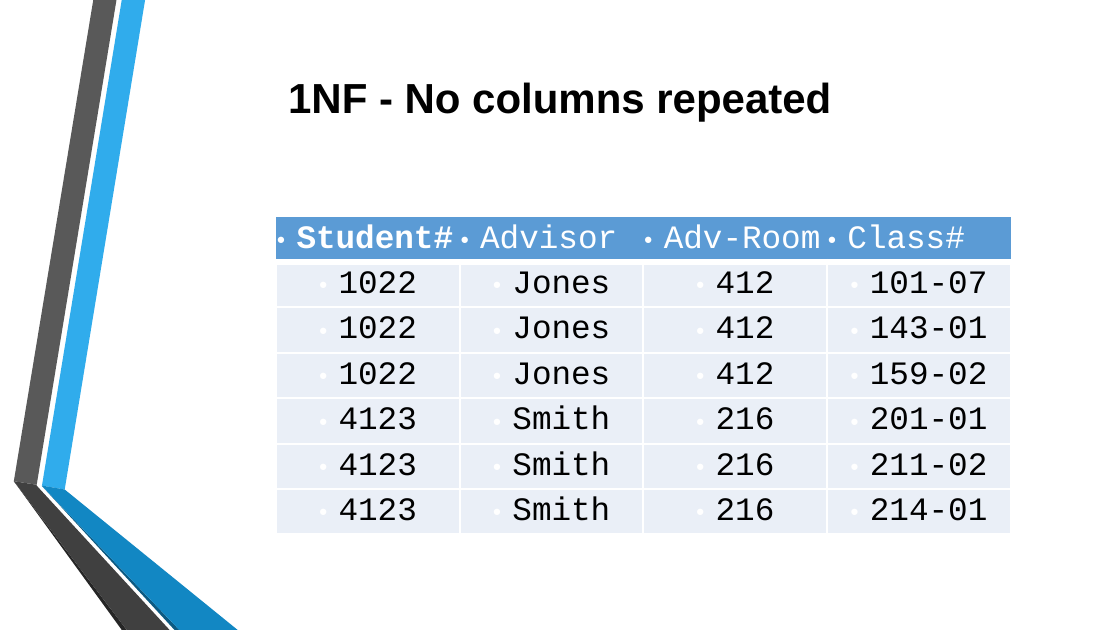
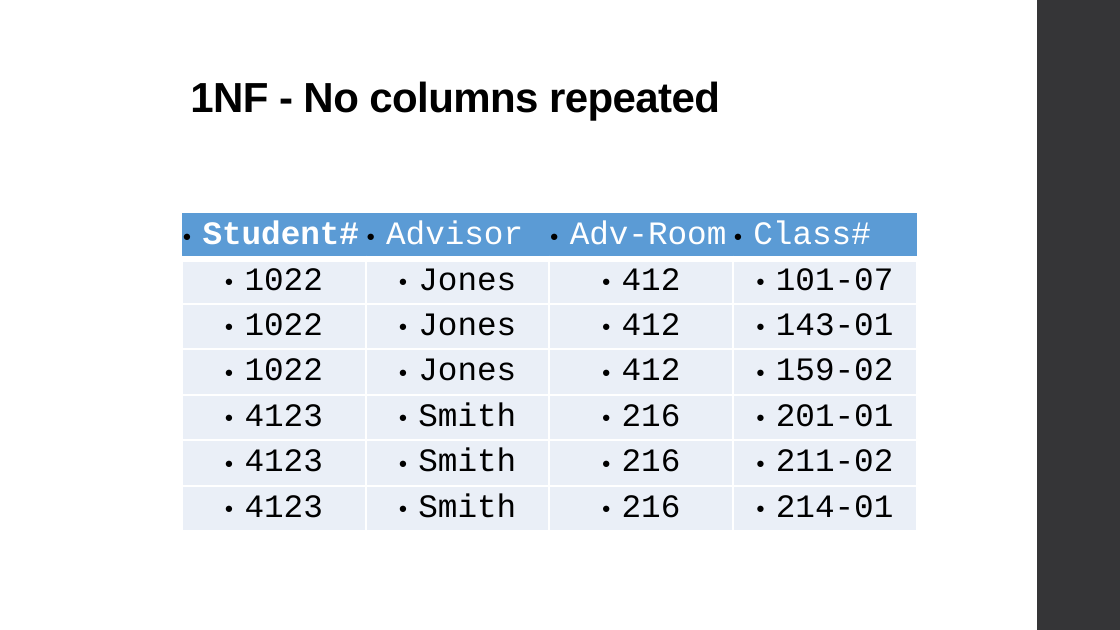
Before and after one commit to MGIS-UMN/GIS5577_week3, a slide deck: slide 34 of Database_Management.odp (slide 31 before the commit). Drawn at 1120x630 pixels with LibreOffice and Linux fonts; fonts in the diff are those of the drawing; background and template pictures are left out. Boxes give left, top, right and bottom in pixels: in the first picture for what was removed or moved away, otherwise in the second. Text is boxed around its words. In the diff, an @@ line names an element or a change of style, - is before the commit and + after.

```diff
--- a/Database_Management.odp
+++ b/Database_Management.odp
@@ title "1NF - No columns repeated" at (190,81,720,121): letter spacing 0 to -0.5 pt; alignment centre to left; line spacing 1 to 0.9 @@
@@ freeform shape added at (1038,0,1120,630), fill #353537 @@
@@ table at (182,213,918,522) @@
@@ bullet colour #FFFFFF to #000000 @@
@@ table: place and size @@
-table at (276,217,1012,525)
+table at (182,213,918,522)
@@ group removed at (13,0,238,630): 6 freeform shapes @@
```
Also in this commit, not shown: 40 other slides changed, 5 slides added, 3 other files.
